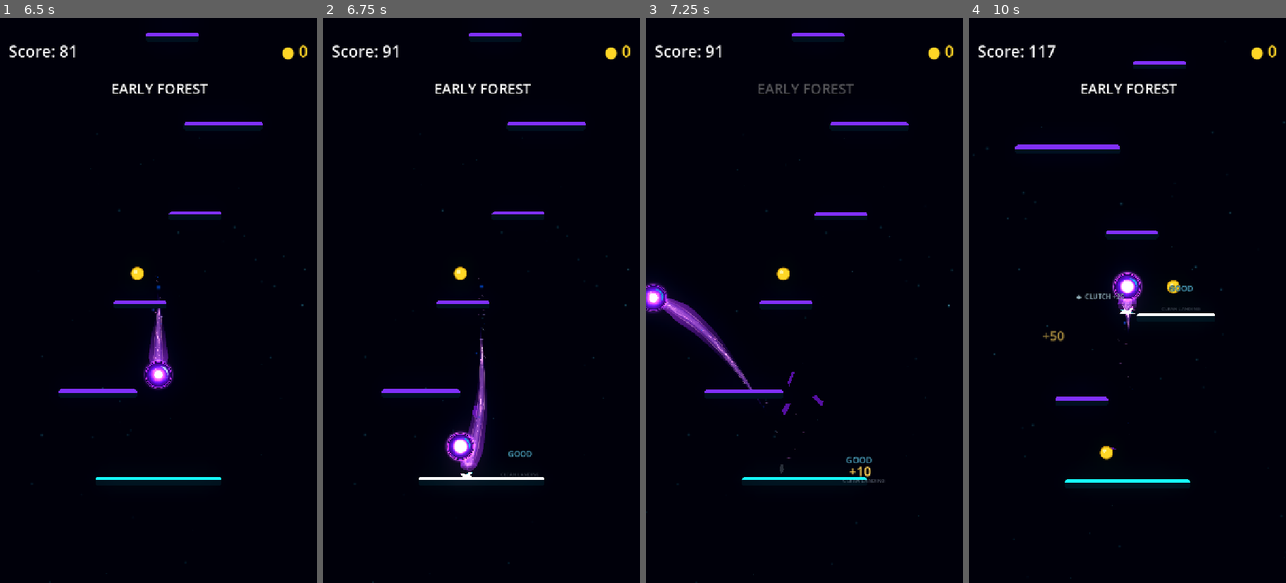
Above: before the commit, frames 1-4 (left to right).
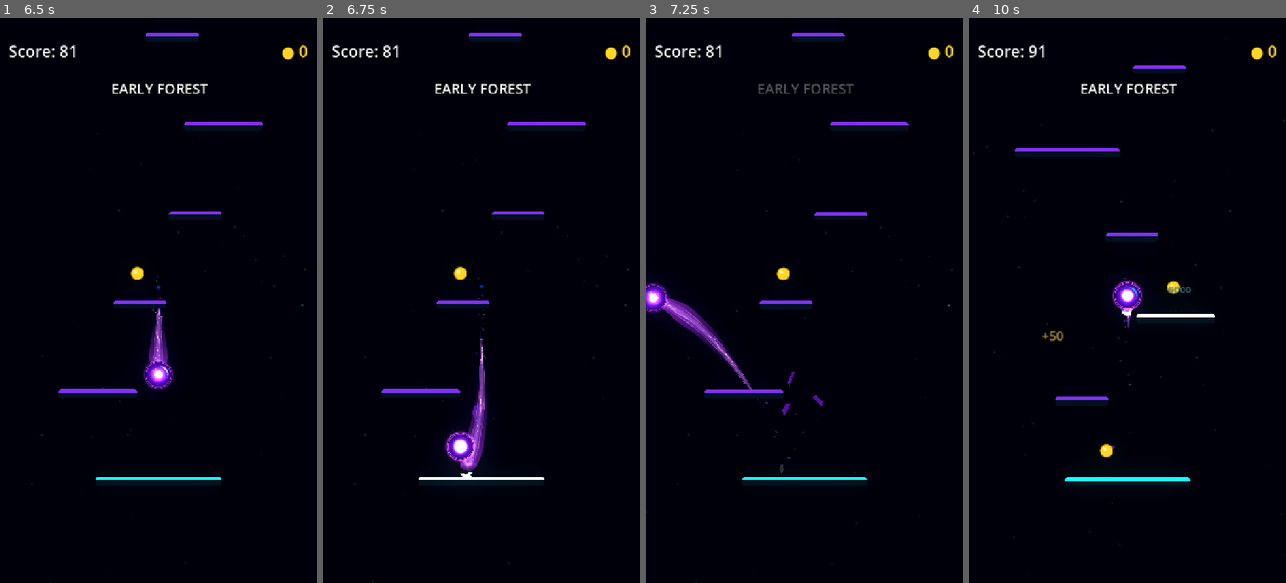
Above: after the commit, the same moments.

Repository: Kryodo/TowerJump
Game: Godot game, scene res://scenes/main.tscn
The game is run twice, just before and just after one commit, with the same random seed, the same clock (stepped at 60 frames per second) and the same inputs.
Inputs (mouse positions are in pixels of both pictures, inside the frame that each line leads up to):
- Up to frame 1 (6.5 s): move the mouse to (228, 272) at 0.52 s; hold Right (ui_right) 0.53-1.25 s; click (228, 272) at 0.67 s; drag from (95, 328) to (148, 193) at 1.27 s; click "Nochmal spielen" at 2 s; move the mouse to (190, 176) at 2.77 s; hold Right (ui_right) 2.78-3.5 s; drag from (142, 413) to (91, 193) at 3.52 s; move the mouse to (253, 385) at 4.27 s; hold Left (ui_left) 4.28-5 s; click "Nochmal spielen" at 5 s; drag from (63, 215) to (110, 159) at 5.77 s
- Up to frame 2 (6.75 s): move the mouse to (497, 300) at 6.52 s; hold Left (ui_left) from 6.53 s (still down); click (497, 300) at 6.67 s
- Up to frame 3 (7.25 s): keep holding Left (ui_left)
- Up to frame 4 (10 s): release Left (ui_left) at 7.25 s; drag from (1079, 159) to (1064, 328) at 7.27 s; move the mouse to (1197, 272) at 8.02 s; hold Right (ui_right) 8.03-8.75 s; click "Nochmal spielen" at 8.75 s; drag from (1064, 328) to (1175, 215) at 9.52 s

Frame 1 is identical in both runs. In frame 2, 0.1% of the frame differs, in the area x 18-68%, y 4-81%; in frame 3, 0.2%; in frame 4, 2.1%, in the area x 1-100%, y 4-100%.

Commit message:
Block repeated and non-progressing landing rewards

Diff:
--- a/scripts/landing/landing_event.gd
+++ b/scripts/landing/landing_event.gd
@@ -16,6 +16,8 @@
 var vertical_velocity: float
 var approach_progress: float
 var platform_type: int
+var platform_generation: int
+var late_edge_recovery: bool
 
 func _init(
 	landing_ball: CharacterBody2D,
@@ -26,7 +28,9 @@
 	horizontal_speed: float,
 	vertical_speed: float,
 	approach: float,
-	type: int
+	type: int,
+	generation: int,
+	had_late_edge_recovery: bool
 ) -> void:
 	ball = landing_ball
 	platform = landing_platform
@@ -37,3 +41,5 @@
 	vertical_velocity = vertical_speed
 	approach_progress = approach
 	platform_type = type
+	platform_generation = generation
+	late_edge_recovery = had_late_edge_recovery
--- a/scripts/landing/landing_feedback_controller.gd
+++ b/scripts/landing/landing_feedback_controller.gd
@@ -26,6 +26,8 @@
 const LANDING_FEEDBACK_TARGET_META := "_towerjump_landing_feedback_target"
 
 const TARGET_SWITCH_DY_MARGIN := 36.0
+const CLUTCH_RECOVERY_WINDOW: float = 0.32
+const CLUTCH_RISK_MARGIN: float = 2.0
 
 const LandingPredictionFilterScript := preload(
 	"res://scripts/landing/landing_prediction_filter.gd"
@@ -41,6 +43,8 @@
 var _ball: CharacterBody2D = null
 var _approach_target: Node2D = null
 var _retracting_targets: Array[Node2D] = []
+## Platform instance ID -> spawn generation that had a late predicted miss.
+var _late_edge_risk_generation: Dictionary = {}
 
 var _prediction_filter: LandingPredictionFilter = LandingPredictionFilter.new()
 
@@ -105,6 +109,18 @@
 	var time_to_land := float(prediction.get("time_to_land", INF))
 	var predicted_x := float(prediction.get("predicted_x", _approach_target.global_position.x))
 	var edge_factor := float(prediction.get("edge_factor", 0.0))
+	var predicted_local_x: float = float(
+		prediction.get("local_x", predicted_x - _approach_target.global_position.x)
+	)
+	var approach_half_width: float = float(_approach_target.call("half_width"))
+	if (
+		time_to_land > 0.0
+		and time_to_land <= CLUTCH_RECOVERY_WINDOW
+		and absf(predicted_local_x) > approach_half_width + CLUTCH_RISK_MARGIN
+	):
+		_late_edge_risk_generation[_approach_target.get_instance_id()] = int(
+			_approach_target.get("spawn_generation")
+		)
 
 	var filtered_x := _prediction_filter.update(
 		predicted_x,
@@ -658,6 +674,13 @@
 	if platform.has_method("get_landing_approach_progress"):
 		approach_progress = platform.get_landing_approach_progress()
 
+	var platform_instance_id: int = platform.get_instance_id()
+	var platform_generation: int = int(platform.get("spawn_generation"))
+	var late_edge_recovery: bool = int(
+		_late_edge_risk_generation.get(platform_instance_id, -1)
+	) == platform_generation
+	_late_edge_risk_generation.erase(platform_instance_id)
+
 	var event := LandingEvent.new(
 		_ball,
 		platform,
@@ -667,7 +690,9 @@
 		float(_ball.velocity.x),
 		float(_ball.velocity.y),
 		approach_progress,
-		int(platform.get("platform_type"))
+		int(platform.get("platform_type")),
+		platform_generation,
+		late_edge_recovery
 	)
 
 	# The actual landing is authoritative. Complete this platform's approach
--- a/scripts/landing/landing_feedback_presenter.gd
+++ b/scripts/landing/landing_feedback_presenter.gd
@@ -159,6 +159,8 @@
 
 
 func _on_landing_scored(result: Dictionary) -> void:
+	if not bool(result.get("scoring_eligible", true)):
+		return
 	var platform := result.get("platform") as Node2D
 	if platform == null or not is_instance_valid(platform):
 		return
--- a/scripts/landing/landing_score_controller.gd
+++ b/scripts/landing/landing_score_controller.gd
@@ -18,6 +18,9 @@
 @export_range(1, 1000, 1) var epic_points: int = 25
 @export_range(1, 1000, 1) var perfect_points: int = 50
 @export_range(0, 1000, 1) var clutch_bonus_points: int = 25
+@export_range(0, 10, 1) var clutch_cooldown_landings: int = 2
+
+const MIN_VERTICAL_PROGRESS_PX: float = 12.0
 
 @export_category("Combo Milestones")
 @export_range(2, 10, 1) var combo_activation_landings: int = 3
@@ -50,6 +53,10 @@
 var _combo_active: bool = false
 var _streak_active: bool = false
 var _max_chain_count: int = 0
+var _last_seen_generation_by_platform: Dictionary = {}
+var _has_scored_platform_progress: bool = false
+var _highest_scored_platform_y: float = 0.0
+var _clutch_cooldown_remaining: int = 0
 
 
 func _ready() -> void:
@@ -85,6 +92,60 @@
 	if event == null or event.platform == null or not is_instance_valid(event.platform):
 		return
 
+	var platform_instance_id: int = event.platform.get_instance_id()
+	var platform_generation: int = event.platform_generation
+	var previous_generation: int = int(
+		_last_seen_generation_by_platform.get(platform_instance_id, -1)
+	)
+	var repeated_platform_landing: bool = previous_generation == platform_generation
+	_last_seen_generation_by_platform[platform_instance_id] = platform_generation
+
+	# Landing points require real upward progress. This also prevents alternating
+	# between separate branch platforms at the same height to farm score.
+	var platform_y: float = event.platform.global_position.y
+	var advances_height: bool = (
+		not _has_scored_platform_progress
+		or platform_y < _highest_scored_platform_y - MIN_VERTICAL_PROGRESS_PX
+	)
+	if repeated_platform_landing or not advances_height:
+		var chain_was_active: bool = _chain_count > 0
+		_reset_combo_chain()
+		var rejected_result := {
+			"quality": "GOOD",
+			"base_points": 0,
+			"multiplier": 1.0,
+			"multiplied_points": 0,
+			"clutch": false,
+			"clutch_bonus": 0,
+			"clutch_recovery": event.late_edge_recovery,
+			"combo_active": false,
+			"combo_activated": false,
+			"chain_broken": chain_was_active,
+			"chain_count": 0,
+			"streak_active": false,
+			"streak_activated": false,
+			"streak_bonus": 0,
+			"total_points": 0,
+			"best_chain_count": _max_chain_count,
+			"landing_world_x": event.landing_world_x,
+			"platform": event.platform,
+			"platform_generation": platform_generation,
+			"edge_factor": event.edge_factor,
+			"horizontal_velocity": event.horizontal_velocity,
+			"platform_type": event.platform_type,
+			"scoring_eligible": false,
+			"repeat_platform_landing": repeated_platform_landing,
+			"progression_blocked": not advances_height,
+		}
+		# Keep physical platform confirmation, but don't grant score, stats,
+		# Combo/Streak progress, reward text, or Clutch for rejected contacts.
+		landing_scored.emit(rejected_result)
+		combo_state_changed.emit(get_combo_state())
+		return
+
+	_has_scored_platform_progress = true
+	_highest_scored_platform_y = platform_y
+
 	var quality: String = _classify_landing(event)
 	var previous_quality: String = _chain_quality
 	var previous_combo_active: bool = _combo_active
@@ -105,11 +166,24 @@
 	var base_points: int = _base_points_for_quality(quality)
 	var multiplier: float = _get_combo_multiplier(quality, _chain_count) if _combo_active else 1.0
 	var multiplied_points: int = roundi(float(base_points) * multiplier)
-	var clutch_bonus: int = (
-		clutch_bonus_points
-		if quality == "GOOD" and event.edge_factor >= clutch_edge_factor_threshold
-		else 0
-	)
+
+	var platform_half_width: float = maxf(float(event.platform.call("half_width")), 1.0)
+	var actual_local_x: float = absf(
+		event.landing_world_x - event.platform.global_position.x
+	)
+	var clutch_candidate: bool = (
+		quality == "GOOD"
+		and event.edge_factor >= clutch_edge_factor_threshold
+		and event.late_edge_recovery
+		and actual_local_x <= platform_half_width
+	)
+	var clutch_bonus: int = 0
+	if _clutch_cooldown_remaining > 0:
+		_clutch_cooldown_remaining -= 1
+	elif clutch_candidate:
+		clutch_bonus = clutch_bonus_points
+		_clutch_cooldown_remaining = clutch_cooldown_landings
+
 	var streak_bonus: int = (
 		base_points * streak_bonus_base_point_multiple
 		if streak_activated
@@ -124,6 +198,7 @@
 		"multiplied_points": multiplied_points,
 		"clutch": clutch_bonus > 0,
 		"clutch_bonus": clutch_bonus,
+		"clutch_recovery": event.late_edge_recovery,
 		"combo_active": _combo_active,
 		"combo_activated": combo_activated,
 		"chain_broken": chain_broken,
@@ -135,15 +210,26 @@
 		"best_chain_count": _max_chain_count,
 		"landing_world_x": event.landing_world_x,
 		"platform": event.platform,
+		"platform_generation": platform_generation,
 		"edge_factor": event.edge_factor,
 		"horizontal_velocity": event.horizontal_velocity,
 		"platform_type": event.platform_type,
+		"scoring_eligible": true,
+		"repeat_platform_landing": false,
+		"progression_blocked": false,
 	}
 
 	# GameManager remains the authority for the run total and run statistics.
 	GameManager.record_landing_result(result)
 	landing_scored.emit(result)
 	combo_state_changed.emit(get_combo_state())
+
+
+func _reset_combo_chain() -> void:
+	_chain_quality = ""
+	_chain_count = 0
+	_combo_active = false
+	_streak_active = false
 
 
 func _classify_landing(event: LandingEvent) -> String:
--- a/scripts/platform.gd
+++ b/scripts/platform.gd
@@ -53,6 +53,8 @@
 signal landing_occurred(landing_world_x: float)
 
 var platform_type: PlatformType = PlatformType.NORMAL
+## Increments every time this pooled node is assigned a new platform spawn.
+var spawn_generation: int = 0
 
 var _base_position: Vector2 = Vector2.ZERO
 var _move_phase: float = 0.0
@@ -242,6 +244,7 @@
 	new_position: Vector2,
 	new_width_scale: float = 1.0
 ) -> void:
+	spawn_generation += 1
 	platform_type = type
 	width_scale = new_width_scale
 
